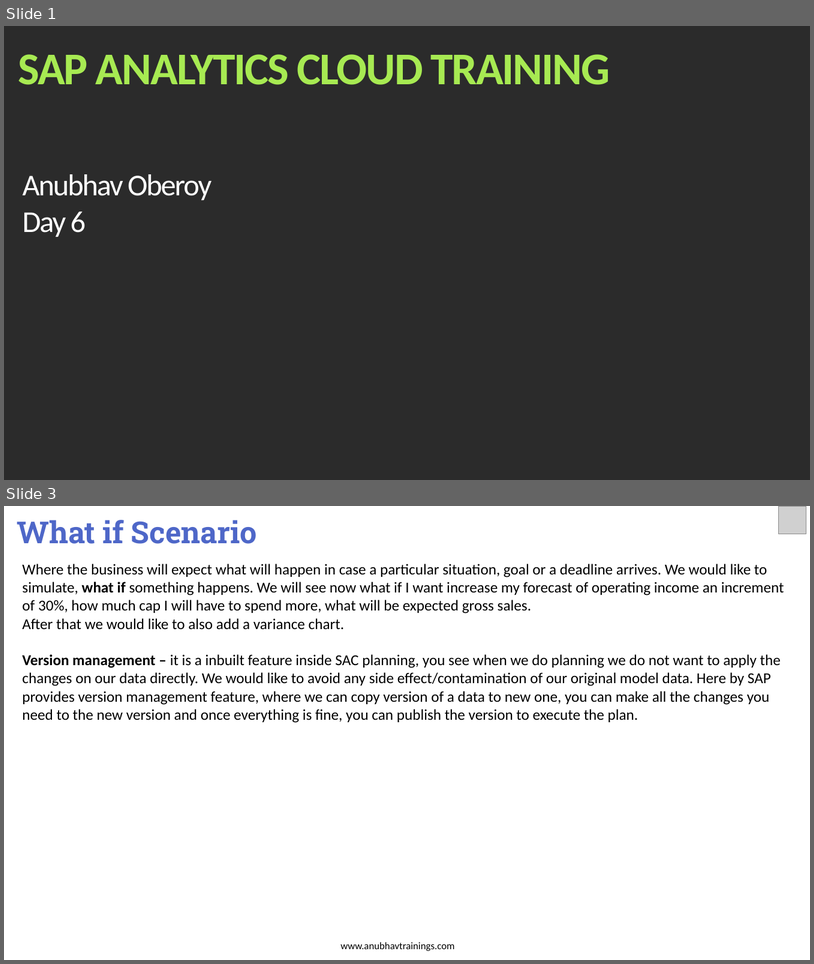
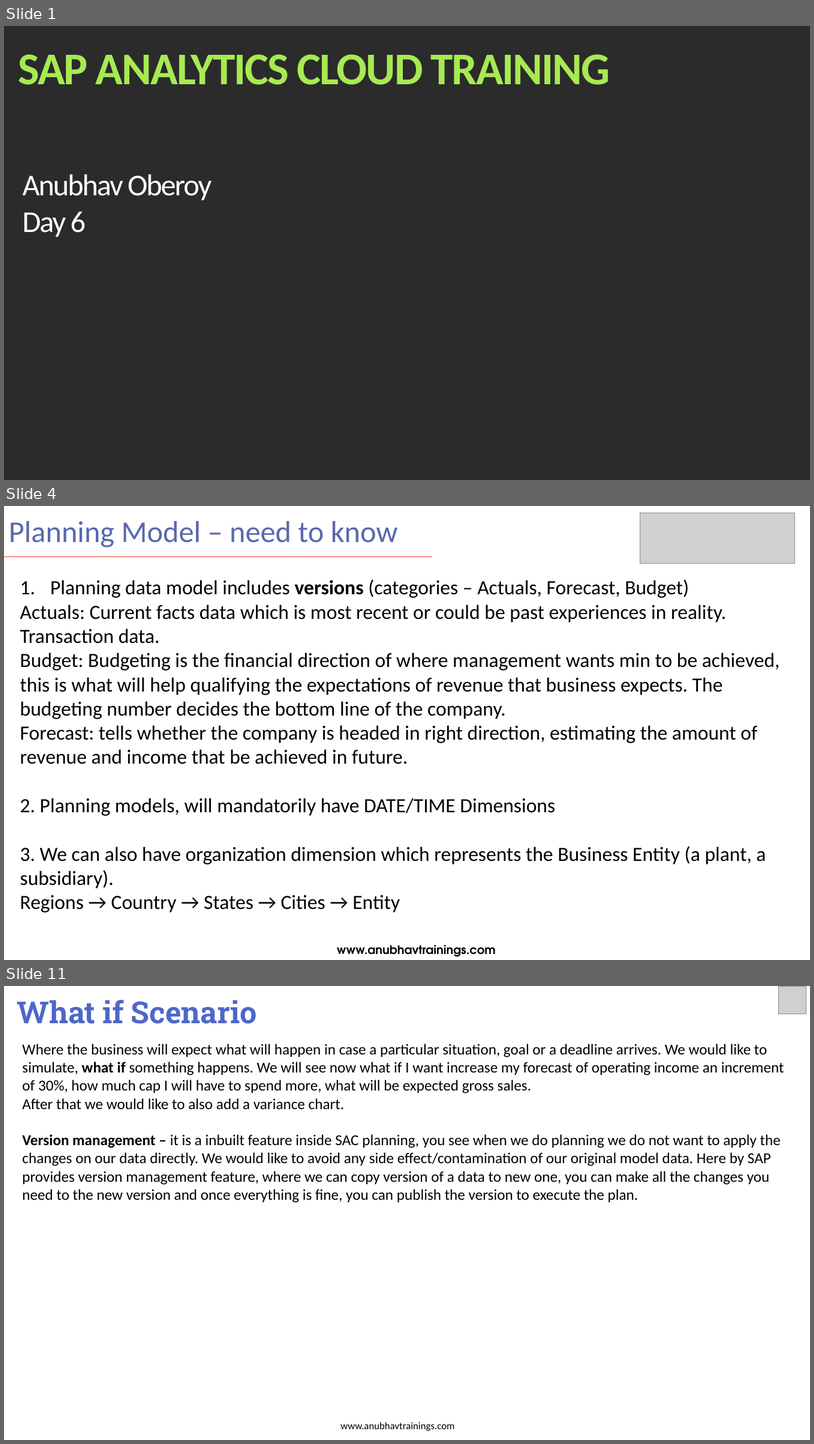
Before and after one commit to soyuztechnologies/SAC_merckgroup, a slide deck: day 6/SAC_Training Day 6.pptx. Shown one above the other, each under a label of ours: slides 1 and 3 before the commit, slides 1, 4 and 11 after it; the slides between them are not shown. The pictures are 814x964 and 814x1444 pixels, drawn with LibreOffice and Linux fonts; fonts in the diff are those of the drawing; grey boxes stand for pictures; background and template pictures are left out; a plain dark background stands for a picture behind light text. Boxes give left, top, right and bottom in pixels: in the first picture for what was removed or moved away, otherwise in the second. Text is boxed around its words. In the diff, an @@ line names an element or a change of style, - is before the commit and + after.

```diff
--- a/day 6/SAC_Training Day 6.pptx
+++ b/day 6/SAC_Training Day 6.pptx
@@ slide 4 added at (4, 506, 810, 960), background #FFFFFF @@
@@ title added at (9, 521, 398, 547), 36 pt, text #5968B0 @@
+Planning Model – need to know
@@ picture added at (641, 513, 795, 564) @@
@@ line added from (4, 557) to (433, 557), #F14124 1 pt @@
@@ text added at (20, 579, 780, 912), 24 pt, text #000000 @@
+1. Planning data model includes versions (categories – Actuals, Forecast, Budget)
+Actuals: Current facts data which is most recent or could be past experiences in reality. Transaction data.
+Budget: Budgeting is the financial direction of where management wants min to be achieved, this is what will help qualifying the expectations of revenue that business expects. The budgeting number decides the bottom line of the company.
+Forecast: tells whether the company is headed in right direction, estimating the amount of revenue and income that be achieved in future.
+2. Planning models, will mandatorily have DATE/TIME Dimensions
+3. We can also have organization dimension which represents the Business Entity (a plant, a subsidiary).
+Regions → Country → States → Cities → Entity
@@ text added at (337, 945, 496, 957), 14 pt, text #000000, bold @@
+www.anubhavtrainings.com
@@ what was slide 3 is now slide 11 @@
```
Also in this commit, not shown: 1 slide changed, 7 other slides added, 5 other files.
